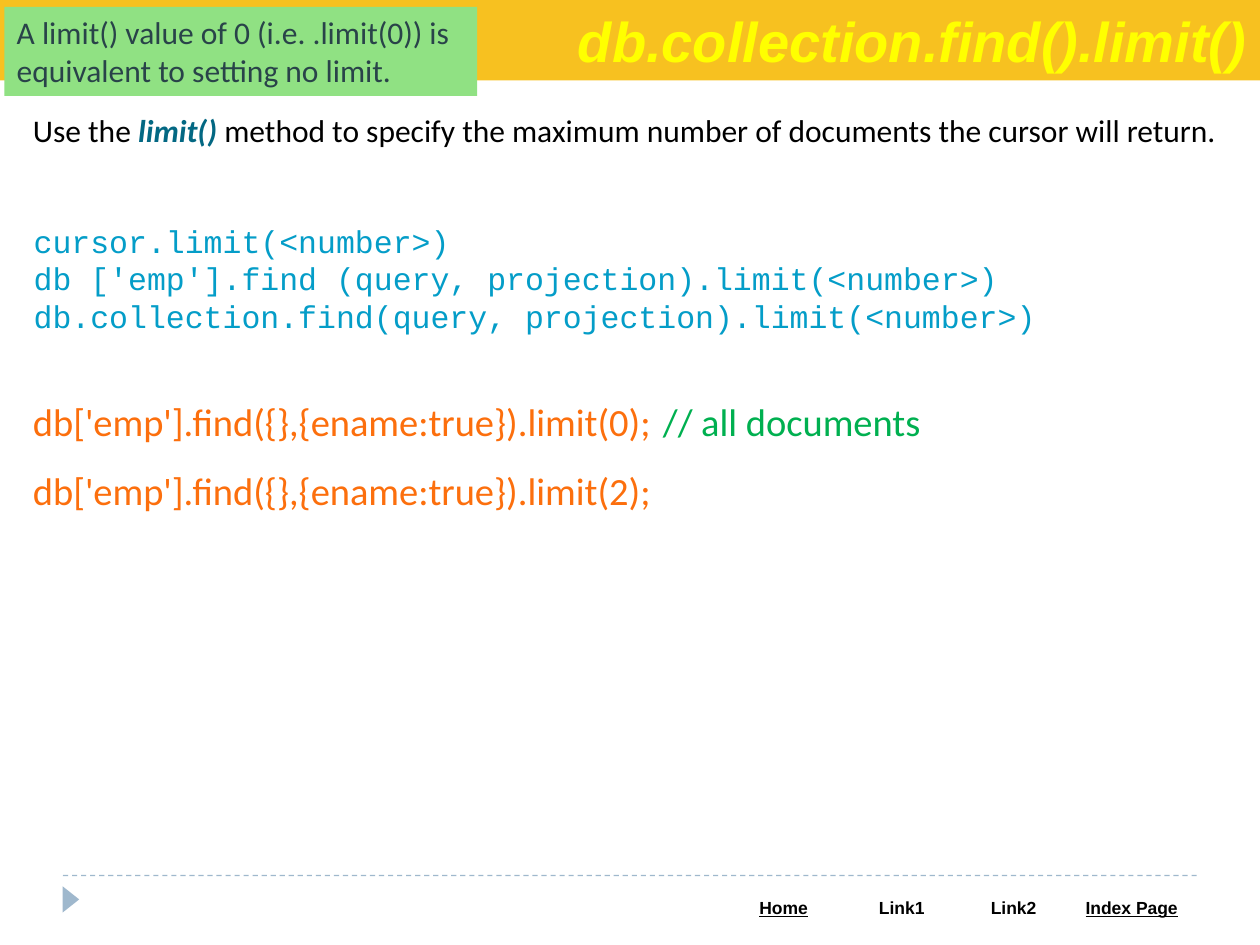
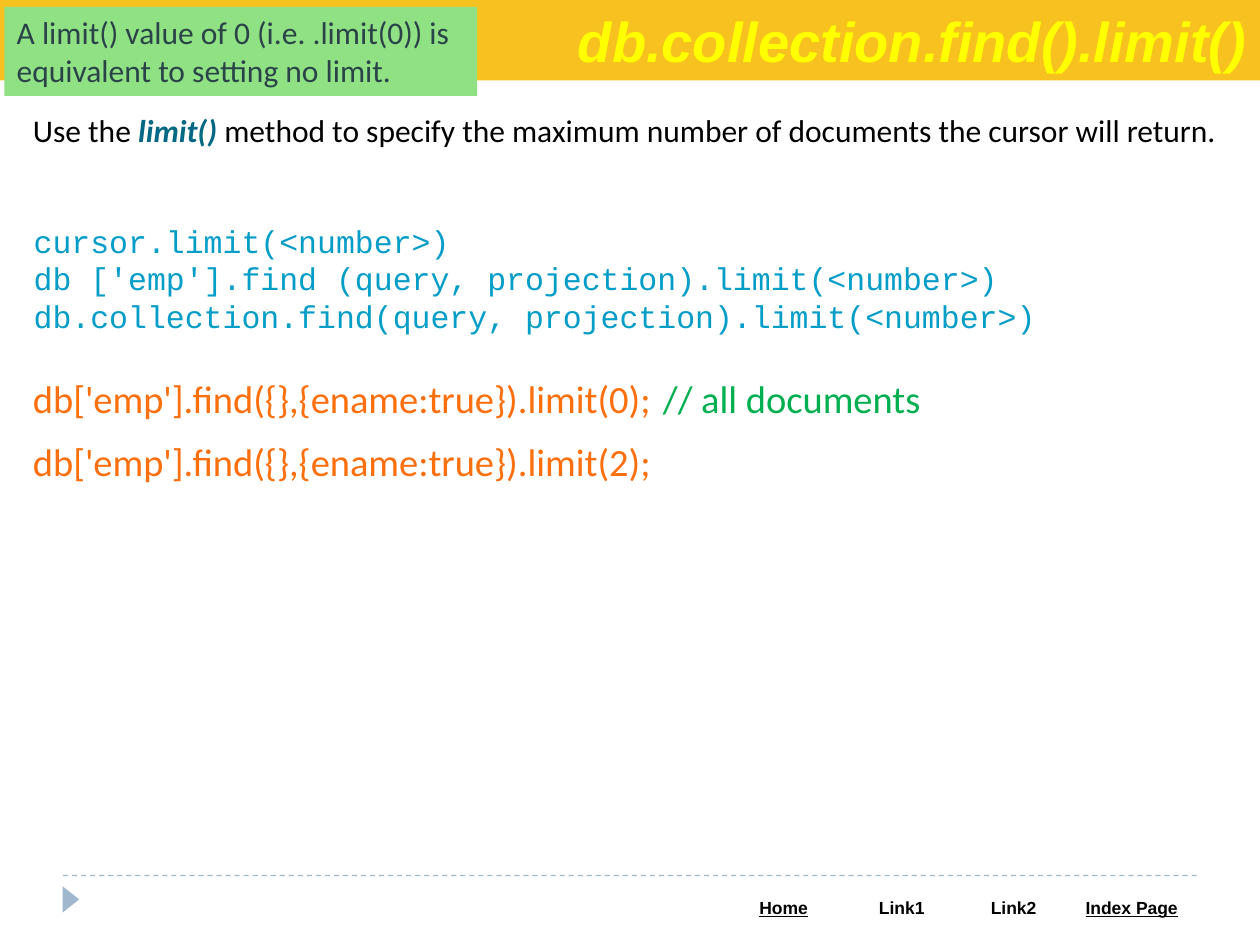
Before and after one commit to Saleel-Bagde/PPT-s, a slide deck: slide 30 of MongoDB.pptx. Drawn at 1260x945 pixels with LibreOffice and Linux fonts; fonts in the diff are those of the drawing. Boxes give left, top, right and bottom in pixels: in the first picture for what was removed or moved away, otherwise in the second. Text is boxed around its words. In the diff, an @@ line names an element or a change of style, - is before the commit and + after.

```diff
--- a/MongoDB.pptx
+++ b/MongoDB.pptx
@@ text "db['emp'].find({},{ename:true}).limit(0); // all documents" at bbox=[33, 385, 920, 483]: line spacing 1.5 to 1 @@
```
Also in this commit, not shown: 12 other slides changed.
